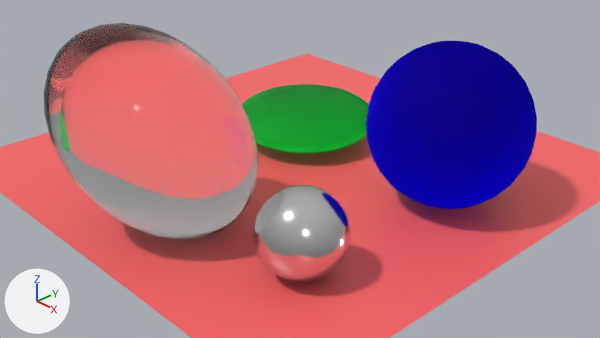
The Blender file Report/examples/M3/reflection_refraction.blend: old version first, new version second.
Camera for both pictures: the file's camera 'Camera'. Lighting does not change. The marker at lower left points along +X, +Y and +Z.
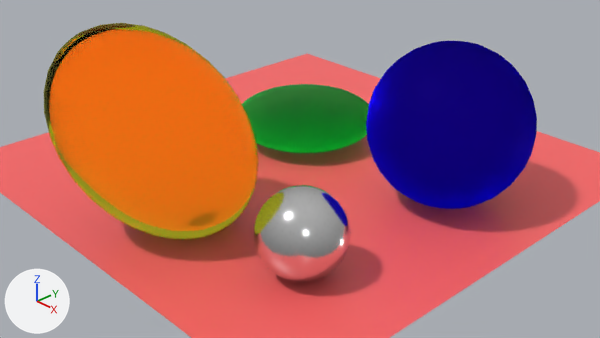
Diff of the bpy script that builds the scene:
```diff
--- a/Report/examples/M3/reflection_refraction.blend.py
+++ b/Report/examples/M3/reflection_refraction.blend.py
@@ mat_material_004 @@
 n1 = _N.new('ShaderNodeBsdfGlass'); n1.name = 'Glass BSDF'
-n1.inputs[2].default_value = 1.45  # 'IOR'
+n1.inputs[2].default_value = 1.2  # 'IOR'
+n1.inputs[0].default_value = (1.0, 1.0, 0.214, 1.0)  # 'Color', yellow #ffff7f
 _L.new(n1.outputs[0], n0.inputs[0])  # 'BSDF' to 'Surface'
@@ mat_material_007 @@
 n1 = _N.new('ShaderNodeBsdfGlass'); n1.name = 'Glass BSDF'
 n1.inputs[0].default_value = (0.0732, 0.0331, 1.0, 0.2)  # 'Color', blue #4c33ff
-n1.inputs[1].default_value = 0.7  # 'Roughness'
-n1.inputs[2].default_value = 1.52  # 'IOR'
+n1.inputs[1].default_value = 0.481  # 'Roughness'
+n1.inputs[2].default_value = 1.2  # 'IOR'
 _L.new(n1.outputs[0], n0.inputs[0])  # 'BSDF' to 'Surface'
@@ mat_material_008 @@
 n1 = _N.new('ShaderNodeBsdfGlass'); n1.name = 'Glass BSDF'
 n1.inputs[1].default_value = 0.7  # 'Roughness'
-n1.inputs[2].default_value = 1.52  # 'IOR'
+n1.inputs[2].default_value = 1.2  # 'IOR'
 _L.new(n1.outputs[0], n0.inputs[0])  # 'BSDF' to 'Surface'
```

Changed parts and their boxes [x1, y1, x2, y2] in the pictures (600 x 338 px):
'Sphere', recoloured, surface changed
    both: [44, 23, 258, 240]
'Sphere.001', surface changed
    both: [366, 41, 537, 209]
'Sphere.002', surface changed
    both: [242, 87, 369, 153]
